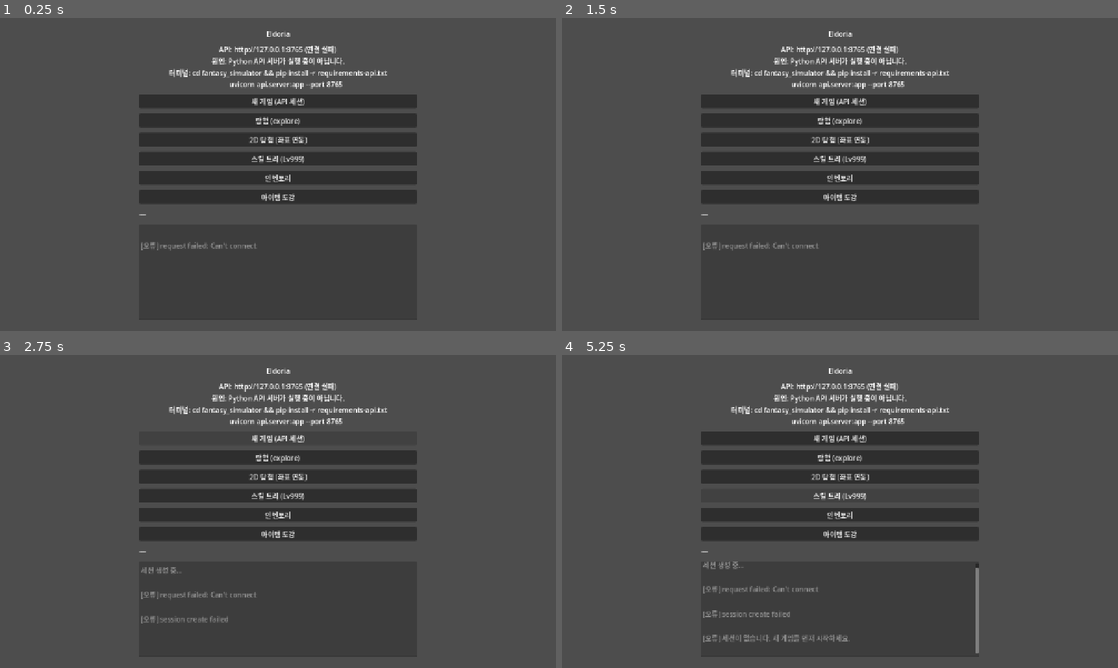
Above: before the commit, frames 1-4 (two rows, left to right).
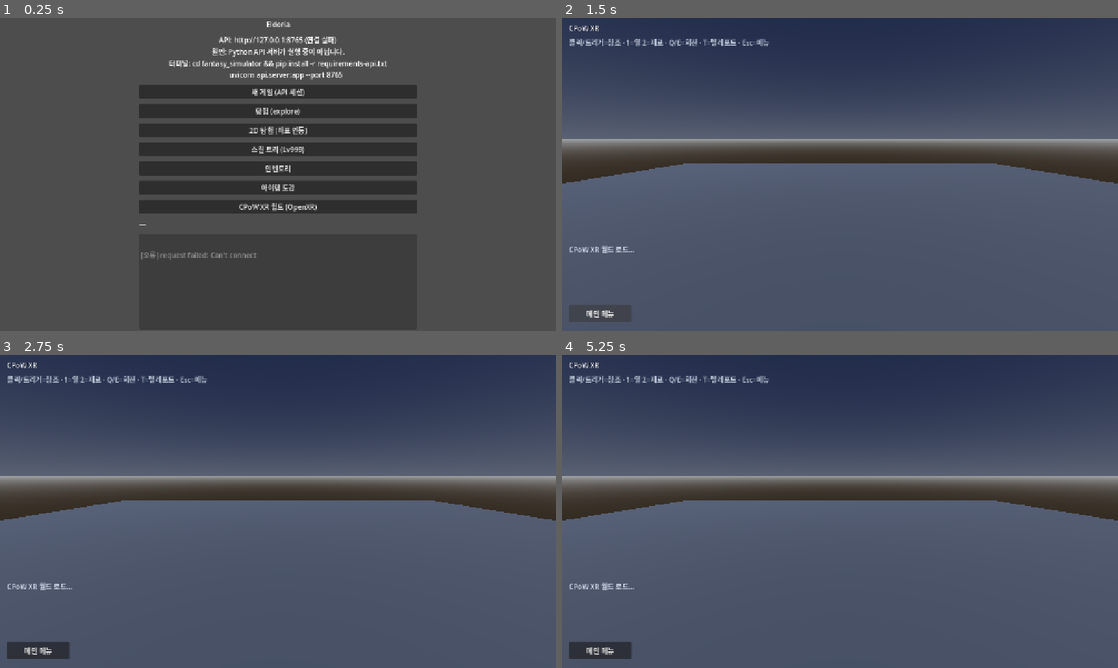
Above: after the commit, the same moments.

Repository: weed97/test1
Game: Godot game, scene res://scenes/main_menu.tscn
Same seed, same stepped clock (60 frames per second), same inputs: the game is played once before the commit and once after it.
Inputs (mouse positions are in pixels of both pictures, inside the frame that each line leads up to):
- Up to frame 1 (0.25 s): no input
- Up to frame 2 (1.5 s): click (840, 205) at 0.5 s, where only the run after the commit has a clickable "CPoW XR 월드 (OpenXR)"; click (600, 312) at 1.25 s, where only the run after the commit has a clickable "메인 메뉴"
- Up to frame 3 (2.75 s): click (278, 439) at 2 s, where only the run before the commit has a clickable "새 게임 (API 세션)"
- Up to frame 4 (5.25 s): click (840, 439) at 2.75 s, where only the run before the commit has a clickable "새 게임 (API 세션)"; click (840, 458) at 3.5 s, where only the run before the commit has a clickable "탐험 (explore)"; click (840, 477) at 4.25 s, where only the run before the commit has a clickable "2D 탐험 (좌표 연동)"; click (840, 495) at 5 s, where only the run before the commit has a clickable "스킬 트리 (Lv999)"

The runs differ from the first frame. In frame 1, 14% of the frame differs, in the area x 25-75%, y 1-78%; in frame 2, 85%; in frame 3, 85%; in frame 4, 86%, in the area x 0-100%, y 0-100%.
Error after the commit: Parse Error: Function "get_name()" not found in base Dictionary. (res://scenes/xr/world_xr.gd:38)

Commit message:
feat: Godot OpenXR world_xr scene for CPoW creation
- Add scenes/xr/world_xr.tscn with XROrigin3D + desktop simulator fallback
- XR scripts: creation controller, object visuals, comfort, desktop camera
- ApiClient: submit_xr_creation/connect, xr_session management
- API: /v1/xr/session/new, /v1/xr/creation, /v1/xr/connect, /v1/xr/world
- Main menu: CPoW XR 월드 button; project.godot OpenXR enabled

Co-authored-by: weed97 <weed97@users.noreply.github.com>

Diff:
--- a/fantasy_simulator/client/godot/project.godot
+++ b/fantasy_simulator/client/godot/project.godot
@@ -27,3 +27,8 @@
 [rendering]
 
 renderer/rendering_method="forward_plus"
+
+[xr]
+
+openxr/enabled=true
+shaders/enabled=true
--- a/fantasy_simulator/client/godot/scenes/main_menu.gd
+++ b/fantasy_simulator/client/godot/scenes/main_menu.gd
@@ -75,6 +75,10 @@
 	get_tree().change_scene_to_file("res://scenes/item_catalog.tscn")
 
 
+func _on_xr_world_pressed() -> void:
+	get_tree().change_scene_to_file("res://scenes/xr/world_xr.tscn")
+
+
 func _on_turn_completed(payload: Dictionary) -> void:
 	for line in payload.get("lines", []):
 		$VBox/Narrative.text += str(line) + "\n"
--- a/fantasy_simulator/client/godot/scenes/main_menu.tscn
+++ b/fantasy_simulator/client/godot/scenes/main_menu.tscn
@@ -65,6 +65,10 @@
 disabled = true
 text = "아이템 도감"
 
+[node name="XRWorldButton" type="Button" parent="VBox"]
+layout_mode = 2
+text = "CPoW XR 월드 (OpenXR)"
+
 [node name="Hud" type="Label" parent="VBox"]
 layout_mode = 2
 text = "—"
@@ -81,3 +85,4 @@
 [connection signal="pressed" from="VBox/SkillTreeButton" to="." method="_on_skill_tree_pressed"]
 [connection signal="pressed" from="VBox/InventoryButton" to="." method="_on_inventory_pressed"]
 [connection signal="pressed" from="VBox/CatalogButton" to="." method="_on_catalog_pressed"]
+[connection signal="pressed" from="VBox/XRWorldButton" to="." method="_on_xr_world_pressed"]
--- /dev/null
+++ b/fantasy_simulator/client/godot/scenes/xr/world_xr.gd
@@ -0,0 +1,203 @@
+extends Node3D
+## CPoW XR 월드 — OpenXR 또는 데스크톱 시뮬레이터.
+
+@onready var _xr_origin: XROrigin3D = $XROrigin3D
+@onready var _xr_camera: XRCamera3D = $XROrigin3D/XRCamera3D
+@onready var _sim_camera: Camera3D = $DesktopSimulator/Camera3D
+@onready var _objects: Node3D = $CreationObjects
+@onready var _creation: XRCreationController = $XRCreationController
+@onready var _comfort: XRComfort = $XRComfort
+@onready var _hud: Label = $CanvasLayer/HUD
+@onready var _log: RichTextLabel = $CanvasLayer/Log
+@onready var _beam: MeshInstance3D = $ConnectionBeam
+
+var _xr_running: bool = false
+var _object_nodes: Dictionary = {}
+var _energy_total: float = 0.0
+var _connect_source_id: String = ""
+
+
+func _ready() -> void:
+	_beam.visible = false
+	ApiClient.xr_creation_completed.connect(_on_xr_creation_completed)
+	ApiClient.api_error.connect(_on_api_error)
+	_creation.creation_requested.connect(_on_creation_requested)
+	_creation.connect_requested.connect(_on_connect_requested)
+
+	_try_start_xr()
+	_comfort.setup(_xr_origin, _active_camera())
+	_update_hud()
+
+	if ApiConfig.xr_auto_session:
+		await _ensure_session()
+
+
+func _try_start_xr() -> void:
+	var interfaces := XRServer.get_interfaces()
+	for iface in interfaces:
+		if iface.get_name() == "OpenXR":
+			if iface.is_initialized():
+				_xr_running = true
+				break
+			var err := iface.initialize()
+			if err == OK:
+				_xr_running = true
+				break
+
+	_xr_origin.visible = _xr_running
+	$DesktopSimulator.visible = not _xr_running
+
+	if _xr_running:
+		get_viewport().use_xr = true
+		_xr_camera.current = true
+		_sim_camera.current = false
+		_creation.setup_xr(_xr_origin)
+		_log_append("[XR] OpenXR 활성 — 트리거로 창조")
+	else:
+		_xr_camera.current = false
+		_sim_camera.current = true
+		_creation.setup_simulator(_sim_camera)
+		_log_append("[시뮬레이터] 마우스 클릭으로 창조 (1=열, 2=재료)")
+
+
+func _active_camera() -> Node3D:
+	return _xr_camera if _xr_running else _sim_camera
+
+
+func _ensure_session() -> void:
+	if not ApiClient.session_id.is_empty():
+		return
+	_log_append("API 세션 생성 중…")
+	await ApiClient.new_game(42, "precision")
+	if ApiClient.session_id.is_empty():
+		_log_append("[경고] API 없음 — 로컬 시각화만 동작")
+
+
+func _on_creation_requested(intent: Dictionary) -> void:
+	var pose: Dictionary = intent.get("pose", {})
+	_log_append("창조: %s @ (%.1f, %.1f, %.1f)" % [
+		intent.get("label", "?"),
+		float(pose.get("x", 0)),
+		float(pose.get("y", 0)),
+		float(pose.get("z", 0)),
+	])
+	var result: Dictionary = await ApiClient.submit_xr_creation(intent)
+	if result.is_empty():
+		_spawn_local_preview(intent, {})
+	else:
+		_spawn_from_response(result, intent)
+
+
+func _on_connect_requested(source_id: String, target_id: String, pose: Dictionary) -> void:
+	_log_append("연결: %s → %s" % [source_id, target_id])
+	await ApiClient.submit_xr_connect(source_id, target_id, pose)
+	_draw_connection_beam(source_id, target_id)
+
+
+func _on_xr_creation_completed(payload: Dictionary) -> void:
+	var energy := float(payload.get("energy_minted", payload.get("energy", 0.0)))
+	if energy > 0.0:
+		_energy_total += energy
+	_update_hud()
+
+
+func _spawn_from_response(result: Dictionary, intent: Dictionary) -> void:
+	var obj: Dictionary = result.get("object", {})
+	var pose: Dictionary = intent.get("pose", {})
+	var node := _spawn_visual(
+		str(obj.get("id", "local_%d" % Time.get_ticks_msec())),
+		str(intent.get("property_hint", "heat_intensity")),
+		Vector3(float(pose.get("x", 0)), float(pose.get("y", 0)), float(pose.get("z", 0))),
+		float(result.get("energy", 0.0)),
+	)
+	if result.has("energy"):
+		_energy_total += float(result.get("energy", 0.0))
+		_on_xr_creation_completed(result)
+
+
+func _spawn_local_preview(intent: Dictionary, _extra: Dictionary) -> void:
+	var pose: Dictionary = intent.get("pose", {})
+	var oid := "local_%d" % Time.get_ticks_msec()
+	_spawn_visual(
+		oid,
+		str(intent.get("property_hint", "heat_intensity")),
+		Vector3(float(pose.get("x", 0)), float(pose.get("y", 0)), float(pose.get("z", 0))),
+		50.0,
+	)
+
+
+func _spawn_visual(
+	object_id: String,
+	property_hint: String,
+	pos: Vector3,
+	energy: float,
+) -> XRCreationObject:
+	var vis := XRCreationObject.new()
+	vis.configure({
+		"object_id": object_id,
+		"property_hint": property_hint,
+		"energy": energy,
+	})
+	vis.position = pos
+	_objects.add_child(vis)
+	_object_nodes[object_id] = vis
+
+	if _connect_source_id.is_empty():
+		_connect_source_id = object_id
+	elif _connect_source_id != object_id:
+		_creation.try_connect(_connect_source_id, object_id, Transform3D(Basis.IDENTITY, pos))
+		_connect_source_id = object_id
+	else:
+		_connect_source_id = object_id
+
+	return vis
+
+
+func _draw_connection_beam(source_id: String, target_id: String) -> void:
+	if not _object_nodes.has(source_id) or not _object_nodes.has(target_id):
+		return
+	var a: Node3D = _object_nodes[source_id]
+	var b: Node3D = _object_nodes[target_id]
+	var mid := (a.global_position + b.global_position) * 0.5
+	var dir := b.global_position - a.global_position
+	var length := dir.length()
+	if length < 0.01:
+		return
+	_beam.visible = true
+	_beam.global_position = mid
+	_beam.look_at(b.global_position, Vector3.UP)
+	if _beam.mesh is CylinderMesh:
+		(_beam.mesh as CylinderMesh).height = length
+
+
+func _update_hud() -> void:
+	var mode := "열원" if _creation.creation_mode == XRCreationController.CreationMode.HEAT else "재료"
+	var xr_label := "OpenXR" if _xr_running else "시뮬레이터"
+	_hud.text = "CPoW XR · %s · 모드: %s · NRG: %.1f · 오브젝트: %d" % [
+		xr_label, mode, _energy_total, _object_nodes.size(),
+	]
+
+
+func _log_append(text: String) -> void:
+	_log.text += text + "\n"
+
+
+func _on_api_error(message: String) -> void:
+	_log_append("[오류] %s" % message)
+
+
+func _unhandled_input(event: InputEvent) -> void:
+	if event is InputEventKey:
+		var key := event as InputEventKey
+		if key.pressed and not key.echo and key.keycode == KEY_ESCAPE:
+			get_tree().change_scene_to_file("res://scenes/main_menu.tscn")
+		if key.pressed and not key.echo and key.keycode == KEY_Q:
+			_comfort.snap_turn(-1)
+		if key.pressed and not key.echo and key.keycode == KEY_E:
+			_comfort.snap_turn(1)
+		if key.pressed and not key.echo and key.keycode == KEY_T:
+			_comfort.teleport_forward()
+
+
+func _on_back_pressed() -> void:
+	get_tree().change_scene_to_file("res://scenes/main_menu.tscn")
--- /dev/null
+++ b/fantasy_simulator/client/godot/scenes/xr/world_xr.tscn
@@ -0,0 +1,139 @@
+[gd_scene load_steps=9 format=3 uid="uid://cpow_world_xr"]
+
+[ext_resource type="Script" path="res://scenes/xr/world_xr.gd" id="1_world"]
+[ext_resource type="Script" path="res://scripts/xr/xr_creation_controller.gd" id="2_creation"]
+[ext_resource type="Script" path="res://scripts/xr/xr_comfort.gd" id="3_comfort"]
+[ext_resource type="Script" path="res://scripts/xr/xr_desktop_camera.gd" id="4_cam"]
+
+[sub_resource type="ProceduralSkyMaterial" id="ProceduralSkyMaterial_sky"]
+sky_top_color = Color(0.12, 0.16, 0.28, 1)
+sky_horizon_color = Color(0.35, 0.38, 0.45, 1)
+
+[sub_resource type="Sky" id="Sky_env"]
+sky_material = SubResource("ProceduralSkyMaterial_sky")
+
+[sub_resource type="Environment" id="Environment_env"]
+background_mode = 2
+sky = SubResource("Sky_env")
+ambient_light_source = 2
+ambient_light_color = Color(0.45, 0.48, 0.55, 1)
+
+[sub_resource type="BoxMesh" id="BoxMesh_floor"]
+size = Vector3(20, 0.08, 20)
+
+[sub_resource type="StandardMaterial3D" id="StandardMaterial3D_floor"]
+albedo_color = Color(0.18, 0.2, 0.24, 1)
+
+[sub_resource type="BoxShape3D" id="BoxShape3D_floor"]
+size = Vector3(20, 0.08, 20)
+
+[sub_resource type="CylinderMesh" id="CylinderMesh_beam"]
+top_radius = 0.02
+bottom_radius = 0.02
+height = 1.0
+
+[sub_resource type="StandardMaterial3D" id="StandardMaterial3D_beam"]
+albedo_color = Color(1, 0.6, 0.2, 1)
+emission_enabled = true
+emission = Color(1, 0.45, 0.1, 1)
+emission_energy_multiplier = 2.0
+
+[node name="WorldXR" type="Node3D"]
+script = ExtResource("1_world")
+
+[node name="WorldEnvironment" type="WorldEnvironment" parent="."]
+environment = SubResource("Environment_env")
+
+[node name="DirectionalLight3D" type="DirectionalLight3D" parent="."]
+transform = Transform3D(0.866, -0.433, 0.25, 0, 0.5, 0.866, -0.5, -0.75, 0.433, 0, 6, 0)
+light_energy = 1.2
+shadow_enabled = true
+
+[node name="Floor" type="StaticBody3D" parent="."]
+transform = Transform3D(1, 0, 0, 0, 1, 0, 0, 0, 1, 0, -0.04, 0)
+
+[node name="MeshInstance3D" type="MeshInstance3D" parent="Floor"]
+mesh = SubResource("BoxMesh_floor")
+surface_material_override/0 = SubResource("StandardMaterial3D_floor")
+
+[node name="CollisionShape3D" type="CollisionShape3D" parent="Floor"]
+shape = SubResource("BoxShape3D_floor")
+
+[node name="GridHelper" type="MeshInstance3D" parent="."]
+transform = Transform3D(1, 0, 0, 0, 1, 0, 0, 0, 1, 0, 0.01, 0)
+visible = false
+
+[node name="XROrigin3D" type="XROrigin3D" parent="."]
+transform = Transform3D(1, 0, 0, 0, 1, 0, 0, 0, 1, 0, 1.6, 2)
+
+[node name="XRCamera3D" type="XRCamera3D" parent="XROrigin3D"]
+transform = Transform3D(1, 0, 0, 0, 1, 0, 0, 0, 1, 0, 0, 0)
+
+[node name="LeftController" type="XRController3D" parent="XROrigin3D"]
+transform = Transform3D(1, 0, 0, 0, 1, 0, 0, 0, 1, -0.3, -0.2, -0.4)
+tracker = &"left_hand"
+
+[node name="RightController" type="XRController3D" parent="XROrigin3D"]
+transform = Transform3D(1, 0, 0, 0, 1, 0, 0, 0, 1, 0.3, -0.2, -0.4)
+tracker = &"right_hand"
+
+[node name="DesktopSimulator" type="Node3D" parent="."]
+transform = Transform3D(1, 0, 0, 0, 1, 0, 0, 0, 1, 0, 1.6, 3)
+
+[node name="Camera3D" type="Camera3D" parent="DesktopSimulator"]
+transform = Transform3D(1, 0, 0, 0, 0.984808, 0.173648, 0, -0.173648, 0.984808, 0, 0, 0)
+current = true
+script = ExtResource("4_cam")
+
+[node name="CreationObjects" type="Node3D" parent="."]
+
+[node name="ConnectionBeam" type="MeshInstance3D" parent="."]
+visible = false
+mesh = SubResource("CylinderMesh_beam")
+surface_material_override/0 = SubResource("StandardMaterial3D_beam")
+
+[node name="XRCreationController" type="Node" parent="."]
+script = ExtResource("2_creation")
+
+[node name="XRComfort" type="Node" parent="."]
+script = ExtResource("3_comfort")
+
+[node name="CanvasLayer" type="CanvasLayer" parent="."]
+
+[node name="HUD" type="Label" parent="CanvasLayer"]
+offset_left = 16.0
+offset_top = 12.0
+offset_right = 900.0
+offset_bottom = 40.0
+theme_override_colors/font_color = Color(0.9, 0.92, 1, 1)
+theme_override_colors/font_shadow_color = Color(0, 0, 0, 0.8)
+theme_override_constants/shadow_offset_x = 1
+theme_override_constants/shadow_offset_y = 1
+text = "CPoW XR"
+
+[node name="Help" type="Label" parent="CanvasLayer"]
+offset_left = 16.0
+offset_top = 44.0
+offset_right = 700.0
+offset_bottom = 120.0
+theme_override_colors/font_color = Color(0.75, 0.78, 0.85, 1)
+text = "클릭/트리거=창조 · 1=열 2=재료 · Q/E=회전 · T=텔레포트 · Esc=메뉴"
+
+[node name="Log" type="RichTextLabel" parent="CanvasLayer"]
+offset_left = 16.0
+offset_top = 520.0
+offset_right = 640.0
+offset_bottom = 700.0
+theme_override_colors/default_color = Color(0.85, 0.88, 0.95, 1)
+bbcode_enabled = true
+text = "CPoW XR 월드 로드…
+"
+
+[node name="BackButton" type="Button" parent="CanvasLayer"]
+offset_left = 16.0
+offset_top = 660.0
+offset_right = 160.0
+offset_bottom = 700.0
+text = "메인 메뉴"
+
+[connection signal="pressed" from="CanvasLayer/BackButton" to="." method="_on_back_pressed"]
--- a/fantasy_simulator/client/godot/scripts/net/api_client.gd
+++ b/fantasy_simulator/client/godot/scripts/net/api_client.gd
@@ -6,9 +6,11 @@
 signal position_synced(payload: Dictionary)
 signal maps_loaded(payload: Dictionary)
 signal agents_loaded(payload: Dictionary)
+signal xr_creation_completed(payload: Dictionary)
 signal api_error(message: String)
 
 var session_id: String = ""
+var xr_session_id: String = ""
 var world_maps: Dictionary = {}
 var sim_map_id: String = "ashpoint_01"
 var sim_tile: Vector2i = Vector2i(40, 48)
@@ -267,6 +269,57 @@
 	return parsed != null and parsed.get("status") == "ok"
 
 
+func ensure_xr_session() -> bool:
+	if not xr_session_id.is_empty():
+		return true
+	var parsed := await _post_json("/v1/xr/session/new", {})
+	if parsed == null:
+		return false
+	xr_session_id = str(parsed.get("session_id", ""))
+	return not xr_session_id.is_empty()
+
+
+func submit_xr_creation(intent: Dictionary) -> Dictionary:
+	if not await ensure_xr_session():
+		api_error.emit("XR session create failed")
+		return {}
+	var body := {"session_id": xr_session_id, "intent": intent}
+	var parsed := await _post_json("/v1/xr/creation", body)
+	if parsed == null:
+		return {}
+	if parsed.get("session_id"):
+		xr_session_id = str(parsed.get("session_id"))
+	xr_creation_completed.emit(parsed)
+	return parsed
+
+
+func submit_xr_connect(source_id: String, target_id: String, pose: Dictionary) -> Dictionary:
+	if xr_session_id.is_empty():
+		if not await ensure_xr_session():
+			return {}
+	var body := {
+		"session_id": xr_session_id,
+		"source_id": source_id,
+		"target_id": target_id,
+		"pose": pose,
+	}
+	var parsed := await _post_json("/v1/xr/connect", body)
+	if parsed != null and parsed.get("energy"):
+		xr_creation_completed.emit(parsed)
+	return parsed if parsed != null else {}
+
+
+func fetch_xr_world() -> Dictionary:
+	if xr_session_id.is_empty():
+		return {}
+	var parsed := await _post_json(
+		"/v1/xr/world?session_id=%s" % xr_session_id.uri_encode(),
+		{},
+		HTTPClient.METHOD_GET,
+	)
+	return parsed if parsed != null else {}
+
+
 func _post_json(path: String, body: Dictionary, method: int = HTTPClient.METHOD_POST) -> Variant:
 	while _http_busy:
 		await get_tree().process_frame
--- a/fantasy_simulator/client/godot/scripts/net/api_config.gd
+++ b/fantasy_simulator/client/godot/scripts/net/api_config.gd
@@ -3,6 +3,8 @@
 
 const API_VERSION := 1
 const DEV_BASE_URL := "http://127.0.0.1:8765"
+const CREATOR_ID := "godot_xr_player"
+const XR_AUTO_SESSION := true
 
 
 func base_url() -> String:
@@ -10,3 +12,32 @@
 	if env != "":
 		return env.rstrip("/")
 	return DEV_BASE_URL
+
+
+func creator_id() -> String:
+	var env := OS.get_environment("CPOW_CREATOR_ID")
+	if env != "":
+		return env
+	return CREATOR_ID
+
+
+func xr_device_type() -> String:
+	if OS.get_environment("XR_DEVICE_TYPE") != "":
+		return OS.get_environment("XR_DEVICE_TYPE")
+	if OS.has_feature("xr"):
+		return "pcvr"
+	return "simulator"
+
+
+func xr_device_dict() -> Dictionary:
+	return {
+		"device_type": xr_device_type(),
+		"tracking": "6dof",
+		"hand_tracking": true,
+		"session_id": "",
+	}
+
+
+var xr_auto_session: bool:
+	get:
+		return XR_AUTO_SESSION
--- /dev/null
+++ b/fantasy_simulator/client/godot/scripts/xr/xr_comfort.gd
@@ -0,0 +1,44 @@
+extends Node
+class_name XRComfort
+## XR 멀미 완화 — 비네팅·텔레포트 이동 (MVP).
+
+signal teleport_requested(target: Vector3)
+
+@export var vignette_enabled: bool = true
+@export var teleport_max_distance: float = 8.0
+@export var snap_turn_degrees: float = 45.0
+
+var _origin: XROrigin3D = null
+var _camera: Node3D = null
+
+
+func setup(origin: XROrigin3D, camera: Node3D) -> void:
+	_origin = origin
+	_camera = camera
+
+
+func snap_turn(direction: int) -> void:
+	if _origin == null:
+		return
+	var radians := deg_to_rad(snap_turn_degrees * float(direction))
+	_origin.rotate_y(radians)
+
+
+func teleport_forward() -> void:
+	if _origin == null or _camera == null:
+		return
+	var forward := -_camera.global_transform.basis.z
+	forward.y = 0.0
+	if forward.length_squared() < 0.001:
+		return
+	forward = forward.normalized()
+	var target := _origin.global_position + forward * 2.5
+	target.y = _origin.global_position.y
+	teleport_to(target)
+
+
+func teleport_to(world_pos: Vector3) -> void:
+	if _origin == null:
+		return
+	_origin.global_position = world_pos
+	teleport_requested.emit(world_pos)
--- /dev/null
+++ b/fantasy_simulator/client/godot/scripts/xr/xr_creation_controller.gd
@@ -0,0 +1,115 @@
+extends Node
+class_name XRCreationController
+## XR 창조 입력 — OpenXR 컨트롤러 또는 데스크톱 시뮬레이터.
+
+signal creation_requested(intent: Dictionary)
+signal connect_requested(source_id: String, target_id: String, pose: Dictionary)
+
+enum CreationMode { HEAT, MATERIAL }
+
+@export var creation_mode: CreationMode = CreationMode.HEAT
+@export var pinch_threshold: float = 0.75
+@export var simulator_enabled: bool = true
+
+var _xr_active: bool = false
+var _left_controller: XRController3D = null
+var _right_controller: XRController3D = null
+var _sim_camera: Camera3D = null
+var _last_pinch_time: float = 0.0
+const PINCH_COOLDOWN := 0.35
+
+var _selected_object_id: String = ""
+
+
+func setup_xr(origin: XROrigin3D) -> void:
+	_left_controller = origin.get_node_or_null("LeftController") as XRController3D
+	_right_controller = origin.get_node_or_null("RightController") as XRController3D
+	_xr_active = XRServer.primary_interface != null and XRServer.primary_interface.is_initialized()
+	if _xr_active and _right_controller:
+		_right_controller.button_pressed.connect(_on_xr_button_pressed)
+
+
+func setup_simulator(camera: Camera3D) -> void:
+	_sim_camera = camera
+	_xr_active = false
+
+
+func _unhandled_input(event: InputEvent) -> void:
+	if _xr_active:
+		return
+	if not simulator_enabled:
+		return
+
+	if event is InputEventMouseButton:
+		var mb := event as InputEventMouseButton
+		if mb.pressed and mb.button_index == MOUSE_BUTTON_LEFT:
+			_simulator_pinch_at_screen(mb.position)
+	elif event is InputEventKey:
+		var key := event as InputEventKey
+		if not key.pressed or key.echo:
+			return
+		match key.keycode:
+			KEY_1:
+				creation_mode = CreationMode.HEAT
+			KEY_2:
+				creation_mode = CreationMode.MATERIAL
+			KEY_C:
+				if not _selected_object_id.is_empty():
+					_selected_object_id = ""
+
+
+func _on_xr_button_pressed(name: String) -> void:
+	if name != "trigger_click" and name != "by_button_trigger":
+		return
+	if _right_controller == null:
+		return
+	_emit_creation_at(_right_controller.global_transform)
+
+
+func _simulator_pinch_at_screen(screen_pos: Vector2) -> void:
+	if _sim_camera == null:
+		return
+	var origin := _sim_camera.project_ray_origin(screen_pos)
+	var direction := _sim_camera.project_ray_normal(screen_pos)
+	var space := _sim_camera.get_world_3d().direct_space_state
+	var query := PhysicsRayQueryParameters3D.create(origin, origin + direction * 50.0)
+	var hit := space.intersect_ray(query)
+	var point: Vector3
+	if hit.is_empty():
+		point = origin + direction * 3.0
+	else:
+		point = hit.position
+	var t := Transform3D(Basis.IDENTITY, point)
+	_emit_creation_at(t)
+
+
+func _emit_creation_at(xform: Transform3D) -> void:
+	var now := Time.get_ticks_msec() / 1000.0
+	if now - _last_pinch_time < PINCH_COOLDOWN:
+		return
+	_last_pinch_time = now
+
+	var gesture := "heat_pinch" if creation_mode == CreationMode.HEAT else "material_sculpt"
+	var hint := "heat_intensity" if creation_mode == CreationMode.HEAT else "material_type"
+	var label := "XR 열원" if creation_mode == CreationMode.HEAT else "XR 재료"
+
+	var intent := {
+		"creator_id": ApiConfig.creator_id,
+		"gesture": gesture,
+		"property_hint": hint,
+		"intensity": 1.0,
+		"label": label,
+		"pose": XRPoseSerializer.transform_to_pose(xform),
+		"device": ApiConfig.xr_device_dict(),
+	}
+	creation_requested.emit(intent)
+
+
+func try_connect(source_id: String, target_id: String, pose: Transform3D) -> void:
+	if source_id.is_empty() or target_id.is_empty() or source_id == target_id:
+		return
+	connect_requested.emit(
+		source_id,
+		target_id,
+		XRPoseSerializer.transform_to_pose(pose),
+	)
--- /dev/null
+++ b/fantasy_simulator/client/godot/scripts/xr/xr_creation_object.gd
@@ -0,0 +1,61 @@
+extends Node3D
+class_name XRCreationObject
+## CPoW 창조물 3D 표현 — 열원(주황) / 재료(회색).
+
+@export var object_id: String = ""
+@export var property_hint: String = "heat_intensity"
+@export var energy_value: float = 0.0
+
+var _mesh: MeshInstance3D
+var _light: OmniLight3D
+var _pulse: float = 0.0
+
+
+func _ready() -> void:
+	_build_visual()
+
+
+func configure(data: Dictionary) -> void:
+	object_id = str(data.get("object_id", object_id))
+	property_hint = str(data.get("property_hint", property_hint))
+	energy_value = float(data.get("energy", data.get("energy_value", 0.0)))
+	_build_visual()
+
+
+func _build_visual() -> void:
+	for child in get_children():
+		child.queue_free()
+
+	_mesh = MeshInstance3D.new()
+	var sphere := SphereMesh.new()
+	sphere.radius = 0.12 if property_hint == "heat_intensity" else 0.15
+	sphere.height = sphere.radius * 2.0
+	_mesh.mesh = sphere
+
+	var mat := StandardMaterial3D.new()
+	if property_hint == "heat_intensity":
+		mat.albedo_color = Color(1.0, 0.45, 0.1)
+		mat.emission_enabled = true
+		mat.emission = Color(1.0, 0.35, 0.05)
+		mat.emission_energy_multiplier = 1.5 + energy_value * 0.01
+	else:
+		mat.albedo_color = Color(0.55, 0.58, 0.62)
+		mat.metallic = 0.7
+		mat.roughness = 0.35
+	_mesh.material_override = mat
+	add_child(_mesh)
+
+	if property_hint == "heat_intensity":
+		_light = OmniLight3D.new()
+		_light.light_color = Color(1.0, 0.5, 0.15)
+		_light.light_energy = 1.2 + energy_value * 0.005
+		_light.omni_range = 2.5
+		add_child(_light)
+
+
+func _process(delta: float) -> void:
+	if property_hint != "heat_intensity" or _mesh == null:
+		return
+	_pulse += delta * 3.0
+	var s := 1.0 + sin(_pulse) * 0.06
+	_mesh.scale = Vector3.ONE * s
--- /dev/null
+++ b/fantasy_simulator/client/godot/scripts/xr/xr_desktop_camera.gd
@@ -0,0 +1,37 @@
+extends Camera3D
+## 데스크톱 XR 시뮬레이터 — WASD + 마우스 룩.
+
+const MOVE_SPEED := 4.0
+const MOUSE_SENS := 0.002
+
+var _yaw: float = 0.0
+var _pitch: float = -0.2
+
+
+func _ready() -> void:
+	Input.mouse_mode = Input.MOUSE_MODE_CAPTURED
+
+
+func _unhandled_input(event: InputEvent) -> void:
+	if event is InputEventMouseMotion and Input.mouse_mode == Input.MOUSE_MODE_CAPTURED:
+		var mm := event as InputEventMouseMotion
+		_yaw -= mm.relative.x * MOUSE_SENS
+		_pitch = clampf(_pitch - mm.relative.y * MOUSE_SENS, -1.4, 1.2)
+		rotation = Vector3(_pitch, __yaw, 0.0)
+	if event is InputEventKey:
+		var key := event as InputEventKey
+		if key.pressed and key.keycode == KEY_TAB:
+			Input.mouse_mode = (
+				Input.MOUSE_MODE_VISIBLE
+				if Input.mouse_mode == Input.MOUSE_MODE_CAPTURED
+				else Input.MOUSE_MODE_CAPTURED
+			)
+
+
+func _physics_process(delta: float) -> void:
+	var input_dir := Input.get_vector("ui_left", "ui_right", "ui_up", "ui_down")
+	var direction := (
+		(transform.basis * Vector3(input_dir.x, 0.0, input_dir.y)).normalized()
+	)
+	if direction.length_squared() > 0.0:
+		global_position += direction * MOVE_SPEED * delta
--- /dev/null
+++ b/fantasy_simulator/client/godot/scripts/xr/xr_pose_serializer.gd
@@ -0,0 +1,27 @@
+extends RefCounted
+class_name XRPoseSerializer
+## Transform3D / Vector3 → CPoW XRCreationIntent pose dict.
+
+
+static func transform_to_pose(t: Transform3D) -> Dictionary:
+	return {
+		"x": t.origin.x,
+		"y": t.origin.y,
+		"z": t.origin.z,
+		"rotation_x": t.basis.get_euler().x,
+		"rotation_y": t.basis.get_euler().y,
+		"rotation_z": t.basis.get_euler().z,
+		"scale": t.basis.get_scale().x,
+	}
+
+
+static func vector_to_pose(v: Vector3, scale: float = 1.0) -> Dictionary:
+	return {
+		"x": v.x,
+		"y": v.y,
+		"z": v.z,
+		"rotation_x": 0.0,
+		"rotation_y": 0.0,
+		"rotation_z": 0.0,
+		"scale": scale,
+	}
Not shown, changed: docs/XR_INTEGRATION.md
Not shown, changed: fantasy_simulator/client/godot/docs/XR_SETUP.md
